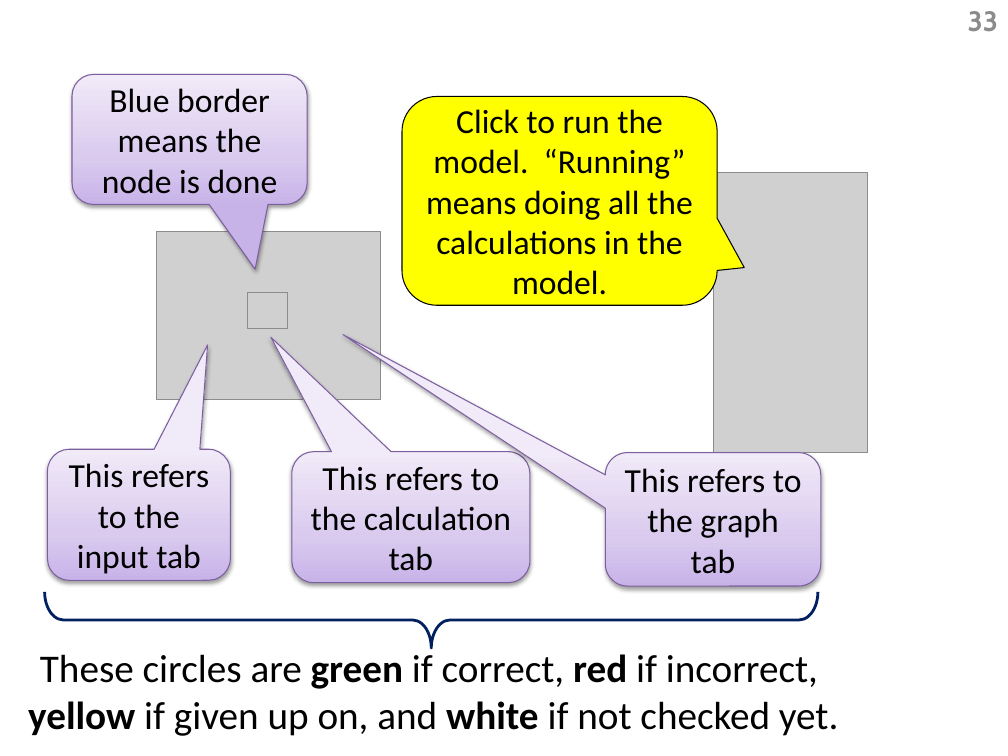
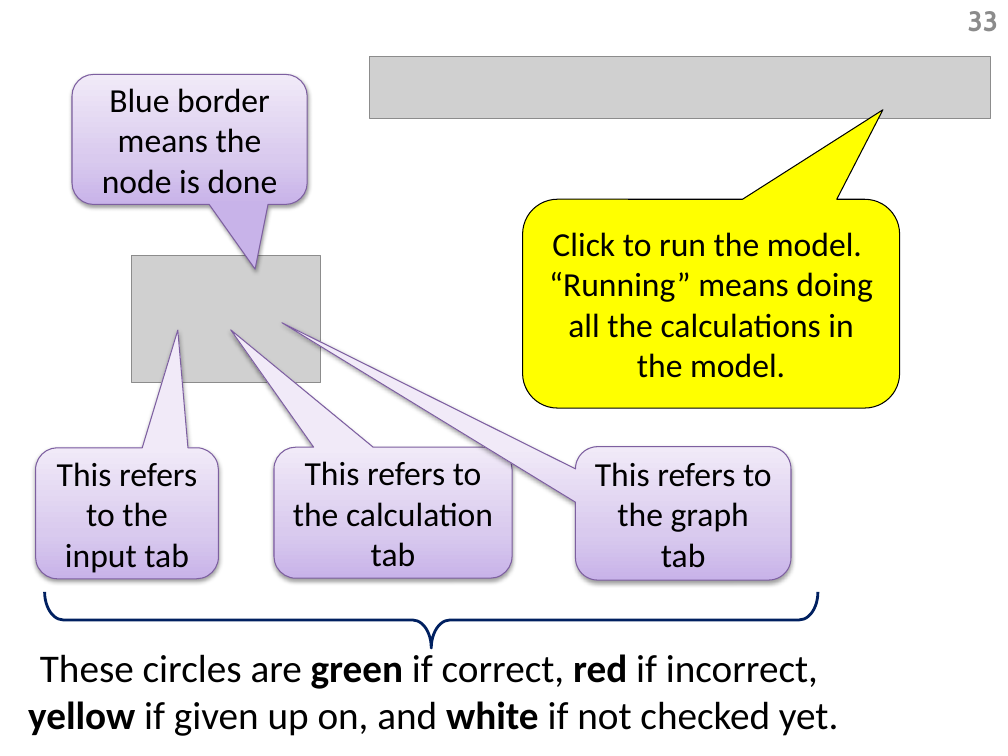
Before and after one commit to Dragoon-Lab/LaitsV3, a slide deck: slide 33 of help/InstructionTabSlides_v25.pptx. Drawn at 1008x756 pixels with LibreOffice and Linux fonts; fonts in the diff are those of the drawing; grey boxes stand for pictures. Boxes give left, top, right and bottom in pixels: in the first picture for what was removed or moved away, otherwise in the second. Text is boxed around its words. In the diff, an @@ line names an element or a change of style, - is before the commit and + after.

```diff
--- a/help/InstructionTabSlides_v25.pptx
+++ b/help/InstructionTabSlides_v25.pptx
@@ picture added at (369, 56, 990, 118) @@
@@ picture removed at (714, 172, 868, 453) @@
@@ proportions changed in 4 elements at (35, 448, 218, 579), (274, 448, 512, 579), (576, 447, 791, 580), (522, 200, 899, 408) @@
@@ rounded speech box "Click to run the model. ...": place and size @@
-rounded speech box "Click to run the model. ..." at (402, 97, 718, 305)
+rounded speech box "Click to run the model. ..." at (522, 200, 899, 408)
@@ picture: place and size @@
-picture at (156, 232, 380, 400)
+picture at (132, 255, 322, 382)
@@ picture removed at (248, 292, 287, 328) @@
@@ rounded speech box "This refers to the input ...": place and size @@
-rounded speech box "This refers to the input ..." at (47, 450, 230, 581)
+rounded speech box "This refers to the input ..." at (35, 448, 218, 579)
@@ rounded speech box "This refers to the calculation ...": place and size @@
-rounded speech box "This refers to the calculation ..." at (292, 452, 530, 583)
+rounded speech box "This refers to the calculation ..." at (274, 448, 512, 579)
@@ rounded speech box "This refers to the graph ...": place and size @@
-rounded speech box "This refers to the graph ..." at (605, 453, 821, 586)
+rounded speech box "This refers to the graph ..." at (576, 447, 791, 580)
```
Also in this commit, not shown: 17 other slides changed, 32 other files.
